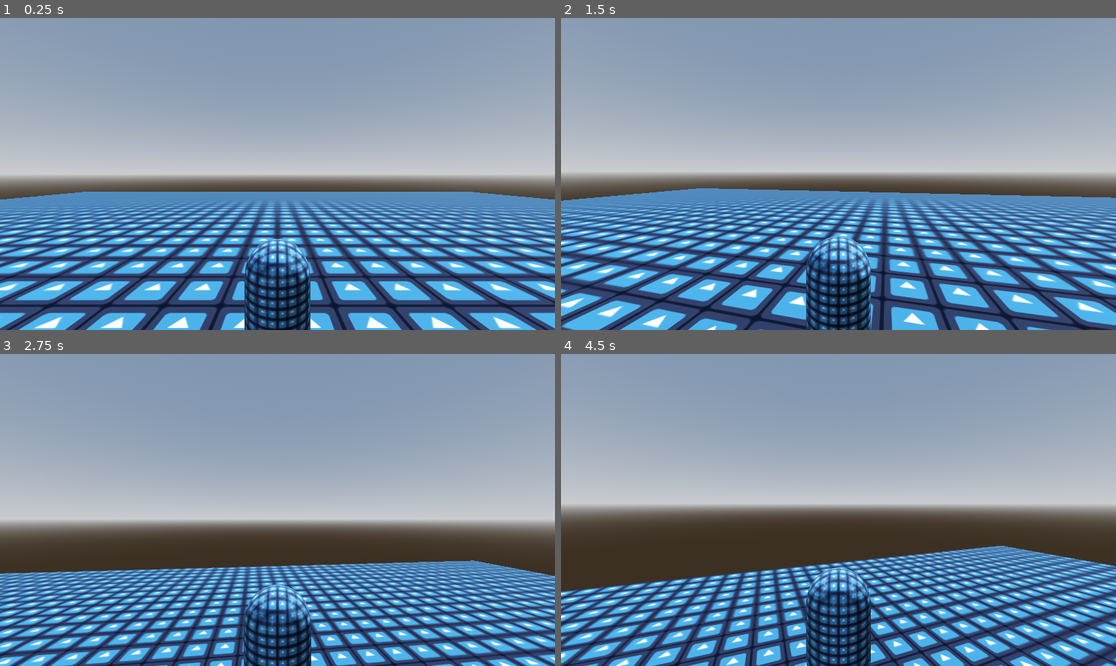
Above: before the commit, frames 1-4 (two rows, left to right).
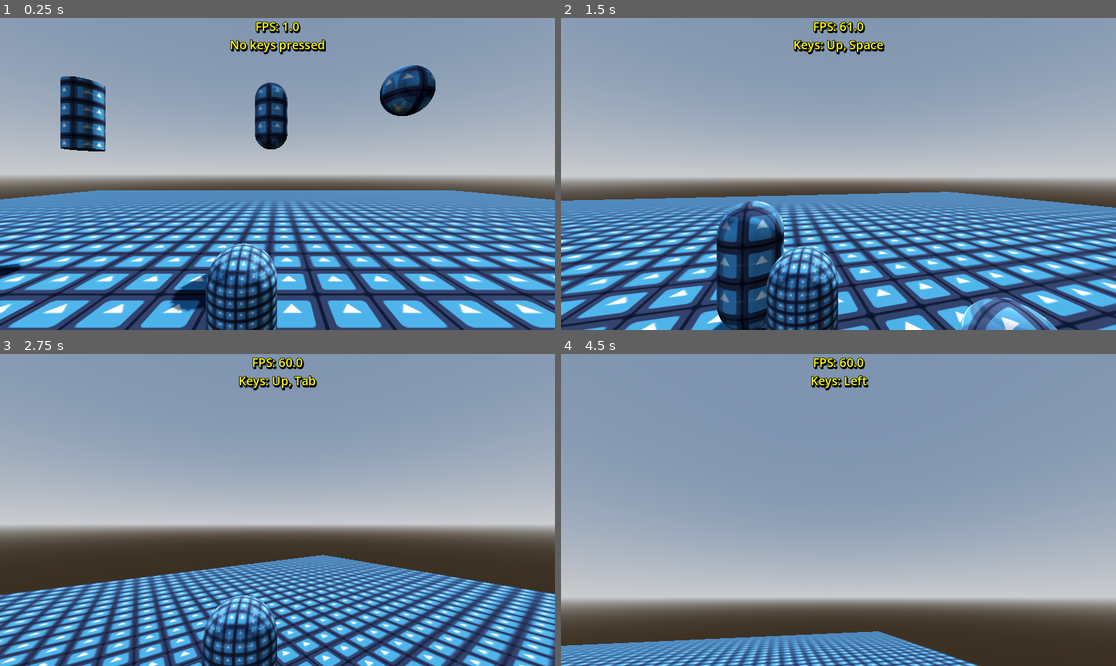
Above: after the commit, the same moments.

Repository: DarkHat28/sprint-debug-3d
Game: Godot game, scene res://world.tscn
The game is run twice, just before and just after one commit, with the same random seed, the same clock (stepped at 60 frames per second) and the same inputs. The engine's default icon, where the game draws it, is replaced by a stand-in: a white triangle on a blue panel in a dark square.
Inputs (mouse positions are in pixels of both pictures, inside the frame that each line leads up to):
- Up to frame 1 (0.25 s): no input
- Up to frame 2 (1.5 s): tap Enter at 0.5 s; move the mouse to (866, 174) at 0.52 s; hold Middle mouse button (toggle_mouse_capture) 0.53-1.28 s; hold Up (move_forward) from 0.53 s (still down); tap Space (jump) at 0.77, 0.8, 1.07, 1.35 s; move the mouse to (810, 174) at 1.27 s
- Up to frame 3 (2.75 s): keep holding Up (move_forward); tap Space (jump) at 1.52, 1.82, 2.3 s; tap Middle mouse button (toggle_mouse_capture) at 1.55 s; move the mouse to (288, 503) at 2.02 s; hold Tab (sprint, bound only after the commit) from 2.03 s (still down)
- Up to frame 4 (4.5 s): move the mouse to (832, 516) at 2.77 s; release Tab (sprint, bound only after the commit) at 2.78 s; tap Shift (sprint, bound only before the commit) at 2.85 s; tap Space (jump) at 3.02, 3.32, 3.77, 3.8, 4.07 s; tap Middle mouse button (toggle_mouse_capture) at 3.05, 4.35 s; move the mouse to (877, 513) at 3.52 s; hold Middle mouse button (toggle_mouse_capture) 3.53-4.28 s; tap Escape (ui_cancel) at 4.15 s; move the mouse to (672, 463) at 4.27 s; release Up (move_forward) at 4.28 s; hold Left (move_left) from 4.28 s (still down)

The runs differ from the first frame. In frame 1, 37% of the frame differs, in the area x 0-100%, y 1-100%; in frame 2, 36%; in frame 3, 30%; in frame 4, 72%.

Commit message:
Patch 1.1

Diff:
--- a/camera.gd
+++ b/camera.gd
@@ -3,8 +3,9 @@
 @onready var player: CharacterBody3D = %Player
 
 # Sensitivity settings
-@export var vertical_angle_limit: float = 45.0
-@export var mouse_sensitivity: float = 0.002
+@export var mouse_sensitivity: float = 0.002 # Usually very small number ex: 0.002
+@export_range(-90, 0.0, 0.1, "radians_as_degrees") var min_vertical_angle: float = 45.0 # min_vertical_angle = Down limit
+@export_range(0.0, 90.0, 0.1, "radians_as_degrees") var max_vertical_angle: float = 25.0 # min_vertical_angle = Up limit
 
 # Rotation variables
 var mouse_rotation: Vector2 = Vector2.ZERO
@@ -13,14 +14,14 @@
 	# Make sure mouse is captured
 	Input.set_mouse_mode(Input.MOUSE_MODE_CAPTURED)
 
-func _input(event):
+func _input(event: InputEvent) -> void:
 	# Mouse look
 	if event is InputEventMouseMotion and Input.get_mouse_mode() == Input.MOUSE_MODE_CAPTURED:
 		mouse_rotation = event.relative * mouse_sensitivity
 		rotate_camera()
 
 	# Toggle mouse capture
-	if Input.is_action_just_pressed("ui_cancel"):
+	if Input.is_action_just_pressed("toggle_mouse_capture"):
 		if Input.get_mouse_mode() == Input.MOUSE_MODE_VISIBLE:
 			Input.set_mouse_mode(Input.MOUSE_MODE_CAPTURED)
 		else:
@@ -38,37 +39,4 @@
 
 	# Rotate the camera vertically
 	rotation.x -= mouse_rotation.y
-	rotation.x = clamp(rotation.x, deg_to_rad(-vertical_angle_limit), deg_to_rad(vertical_angle_limit))
-
-
-#@onready var player: CharacterBody3D = %Player
-#
-#@export_range(-90, 0.0, 0.1, "radians_as_degrees") var min_vertical_angle: float = -PI/2
-#@export_range(0.0, 90.0, 0.1, "radians_as_degrees") var max_vertical_angle: float = PI/4
-#@export_range(0.0001, 0.5, 0.0001) var mouse_sensitivity: float = 0.005
-#
-#
-#func _ready() -> void:
-	#Input.set_mouse_mode(Input.MOUSE_MODE_CAPTURED)
-	#player.rotation.y = rotation.y
-#
-#func _physics_process(_delta: float) -> void: pass
-#
-#func _input(event: InputEvent) -> void:
-	#mouse_rotation(event)
-	#_grab_mouse()
-#
-#func mouse_rotation(event: InputEvent) -> void:
-	#if event is InputEventMouseMotion and Input.mouse_mode == Input.MOUSE_MODE_CAPTURED:
-		#player.rotation.x -= event.relative.y * mouse_sensitivity # Vertical Camera Movement
-		#player.rotation.x = clampf(rotation.x, min_vertical_angle, max_vertical_angle)
-		#player.rotation.y -= event.relative.x * mouse_sensitivity # Horizontal Camera Movement
-		#player.rotation.y = wrapf(rotation.y, 0.0, TAU)
-#
-#func _grab_mouse() -> void:
-## toggle mouse capture (Escape toggles)
-	#if Input.is_action_pressed("toggle_mouse_capture"):
-		#if Input.get_mouse_mode() == Input.MOUSE_MODE_VISIBLE:
-			#Input.set_mouse_mode(Input.MOUSE_MODE_CAPTURED)
-		#else:
-			#Input.set_mouse_mode(Input.MOUSE_MODE_VISIBLE)
+	rotation.x = clamp(rotation.x, deg_to_rad(-min_vertical_angle), deg_to_rad(max_vertical_angle))
--- a/player.gd
+++ b/player.gd
@@ -1,6 +1,12 @@
 extends CharacterBody3D
 
 @onready var camera: Camera3D = %Camera
+
+# For key Debugging
+@onready var input_label: Label = %InputLabel
+@onready var update_timer: Timer = %UpdateTimer
+var pressed_keys: Dictionary = {}
+var current_fps: float = 0
 
 @export_group("Movement")
 @export var walk_speed := 3.0
@@ -13,22 +19,30 @@
 @export var jump_time_to_peak : float = 0.4
 @export var jump_time_to_descent : float = 0.3
 ## Calculated
-@onready var jump_velocity: float = (2.0 * jump_height) / jump_time_to_peak * -1
-@onready var jump_gravity: float = (-2.0 * jump_height) / (jump_time_to_peak * jump_time_to_peak) * -1
-@onready var fall_gravity: float = (-2.0 * jump_height) / (jump_time_to_descent * jump_time_to_descent) * -1
+@onready var jump_velocity: float = -(2.0 * jump_height / jump_time_to_peak)
+@onready var jump_gravity: float = (2.0 * jump_height) / (jump_time_to_peak * jump_time_to_peak)
+@onready var fall_gravity: float = (2.0 * jump_height) / (jump_time_to_descent * jump_time_to_descent)
 ## source: https://youtu.be/IOe1aGY6hXA?feature=shared
 
 ## Input Realted Variables
 var input_dir: Vector2
 var direction: Vector3
 var is_sprinting: bool = false
+var is_jumping: bool = false
+
 
 func _ready():
 	# Make sure the mouse is captured when the game starts
 	Input.set_mouse_mode(Input.MOUSE_MODE_CAPTURED)
+	input_label.text = "Ready - press keys!"
+
+func _input(event):
+	debugg_input(event)
 
 func _physics_process(delta):
-	#is_jumping = Input.is_action_just_pressed("jump")
+	view_fps()
+
+	is_jumping = Input.is_action_just_pressed("jump")
 	is_sprinting = Input.is_action_pressed("sprint")
 
 	# Get input direction
@@ -39,7 +53,6 @@
 	jump()
 	apply_gravity(delta)
 	move_and_slide()
-
 
 func horizontal_movement(delta: float) -> void:
 	# Apply movement
@@ -69,3 +82,24 @@
 	if not is_on_floor():
 		velocity.y -= gravity * delta
 		velocity.y = min(velocity.y, gravity) # Limit fall speed
+		#print("If Not is-on-floor: ", gravity)
+	#print("If is-on-floor: ", gravity)
+
+func debugg_input(event):
+	if not event is InputEventKey:
+		return
+	var key_name = OS.get_keycode_string(event.keycode)
+	if event.pressed:
+		pressed_keys[key_name] = true
+	else:
+		pressed_keys.erase(key_name)
+
+func view_fps() -> void:
+	# Update FPS every physics frame (smoother)
+	current_fps = Engine.get_frames_per_second() # For Debugging
+
+func _on_update_timer_timeout():
+	var keys_array = pressed_keys.keys()
+	var keys_text = "Keys: " + ", ".join(keys_array) if keys_array else "No keys pressed"
+	input_label.text = "FPS: " + str(current_fps) + "\n" + keys_text
+	#input_label.text = "FPS: " + str(Engine.get_frames_per_second()) + "\nKeys: " + ", ".join(keys_array) if keys_array else "No keys pressed"
--- a/project.godot
+++ b/project.godot
@@ -48,7 +48,7 @@
 }
 sprint={
 "deadzone": 0.2,
-"events": [Object(InputEventKey,"resource_local_to_scene":fa …(145 unchanged characters)… lse,"keycode":0,"physical_keycode":4194325,"key_label":0,"unicode":0,"location":0,"echo":false,"script":null)
+"events": [Object(InputEventKey,"resource_local_to_scene":fa …(145 unchanged characters)… lse,"keycode":0,"physical_keycode":4194306,"key_label":0,"unicode":0,"location":0,"echo":false,"script":null)
 ]
 }
 toggle_mouse_capture={
--- /dev/null
+++ b/standard_material.tres
@@ -0,0 +1,11 @@
+[gd_resource type="StandardMaterial3D" load_steps=2 format=3 uid="uid://cdx4so8so7kej"]
+
+[ext_resource type="Texture2D" uid="uid://qmwm1tc42o8f" path="res://icon.svg" id="1_dnx8l"]
+
+[resource]
+albedo_texture = ExtResource("1_dnx8l")
+metallic_specular = 0.0
+roughness = 0.0
+uv1_scale = Vector3(2, 2, 2)
+uv1_triplanar = true
+uv1_world_triplanar = true
--- a/world.tscn
+++ b/world.tscn
@@ -1,8 +1,9 @@
-[gd_scene load_steps=13 format=3 uid="uid://bc18x8fsluebc"]
+[gd_scene load_steps=22 format=3 uid="uid://bc18x8fsluebc"]
 
 [ext_resource type="Script" uid="uid://d2ldeq55rqqko" path="res://player.gd" id="1_f3sb7"]
 [ext_resource type="Script" uid="uid://cyqd0a8pivx6g" path="res://camera.gd" id="2_fj7yv"]
 [ext_resource type="Texture2D" uid="uid://qmwm1tc42o8f" path="res://icon.svg" id="3_tlwt5"]
+[ext_resource type="Material" uid="uid://cdx4so8so7kej" path="res://standard_material.tres" id="4_aqk2v"]
 
 [sub_resource type="ProceduralSkyMaterial" id="ProceduralSkyMaterial_fj7yv"]
 sky_horizon_color = Color(0.662243, 0.671743, 0.686743, 1)
@@ -47,6 +48,28 @@
 [sub_resource type="BoxShape3D" id="BoxShape3D_gbfbk"]
 size = Vector3(50, 0.2, 50)
 
+[sub_resource type="CapsuleMesh" id="CapsuleMesh_tlwt5"]
+material = ExtResource("4_aqk2v")
+
+[sub_resource type="CapsuleShape3D" id="CapsuleShape3D_aqk2v"]
+
+[sub_resource type="SphereShape3D" id="SphereShape3D_036b0"]
+
+[sub_resource type="SphereMesh" id="SphereMesh_dwbse"]
+material = ExtResource("4_aqk2v")
+
+[sub_resource type="BoxShape3D" id="BoxShape3D_pkg7o"]
+size = Vector3(5, 1, 5)
+
+[sub_resource type="BoxMesh" id="BoxMesh_gbfbk"]
+material = ExtResource("4_aqk2v")
+size = Vector3(5, 1, 5)
+
+[sub_resource type="CylinderShape3D" id="CylinderShape3D_ioo17"]
+
+[sub_resource type="CylinderMesh" id="CylinderMesh_wse8f"]
+material = ExtResource("4_aqk2v")
+
 [node name="World" type="Node3D"]
 
 [node name="Environments" type="Node3D" parent="."]
@@ -61,10 +84,13 @@
 
 [node name="Player" type="CharacterBody3D" parent="."]
 unique_name_in_owner = true
-transform = Transform3D(1, 0, 0, 0, 1, 0, 0, 0, 1, 0, 1.88059, 0)
+transform = Transform3D(1, 0, 0, 0, 1, 0, 0, 0, 1, 0, 1.88059, 2.44357)
 script = ExtResource("1_f3sb7")
 
-[node name="Camera" type="Camera3D" parent="Player"]
+[node name="CameraOffsetHorizontal" type="Node3D" parent="Player"]
+transform = Transform3D(1, 0, 0, 0, 1, 0, 0, 0, 1, 0.25, 0, -0.11)
+
+[node name="Camera" type="Camera3D" parent="Player/CameraOffsetHorizontal"]
 unique_name_in_owner = true
 transform = Transform3D(1, 0, 0, 0, 1, 0, 0, 0, 1, 0, 1.41246, 1.57033)
 script = ExtResource("2_fj7yv")
@@ -84,3 +110,67 @@
 
 [node name="Collision" type="CollisionShape3D" parent="Ground"]
 shape = SubResource("BoxShape3D_gbfbk")
+
+[node name="WorldObjects" type="Node3D" parent="."]
+
+[node name="Capsule" type="RigidBody3D" parent="WorldObjects"]
+transform = Transform3D(1, 0, 0, 0, 1, 0, 0, 0, 1, 0.0549471, 4.44326, -2.29968)
+
+[node name="Mesh" type="MeshInstance3D" parent="WorldObjects/Capsule"]
+mesh = SubResource("CapsuleMesh_tlwt5")
+
+[node name="Collision" type="CollisionShape3D" parent="WorldObjects/Capsule"]
+shape = SubResource("CapsuleShape3D_aqk2v")
+
+[node name="Sphere" type="RigidBody3D" parent="WorldObjects"]
+transform = Transform3D(1, 0, 0, 0, 1, 0, 0, 0, 1, 2.97795, 4.44326, -0.411176)
+
+[node name="Collision" type="CollisionShape3D" parent="WorldObjects/Sphere"]
+shape = SubResource("SphereShape3D_036b0")
+
+[node name="Mesh" type="MeshInstance3D" parent="WorldObjects/Sphere"]
+mesh = SubResource("SphereMesh_dwbse")
+
+[node name="Box" type="RigidBody3D" parent="WorldObjects"]
+transform = Transform3D(1, 0, 0, 0, 1, 0, 0, 0, 1, -2.01667, 1.35932, 7.78535)
+
+[node name="Collision" type="CollisionShape3D" parent="WorldObjects/Box"]
+shape = SubResource("BoxShape3D_pkg7o")
+
+[node name="Mesh" type="MeshInstance3D" parent="WorldObjects/Box"]
+mesh = SubResource("BoxMesh_gbfbk")
+
+[node name="Cylinder" type="RigidBody3D" parent="WorldObjects"]
+transform = Transform3D(1, 0, 0, 0, 1, 0, 0, 0, 1, -5.64489, 4.44326, -2.29968)
+
+[node name="Collision" type="CollisionShape3D" parent="WorldObjects/Cylinder"]
+shape = SubResource("CylinderShape3D_ioo17")
+
+[node name="Mesh" type="MeshInstance3D" parent="WorldObjects/Cylinder"]
+mesh = SubResource("CylinderMesh_wse8f")
+
+[node name="InputLabel" type="Label" parent="."]
+unique_name_in_owner = true
+anchors_preset = 5
+anchor_left = 0.5
+anchor_right = 0.5
+offset_left = -180.0
+offset_right = 180.0
+offset_bottom = 104.0
+grow_horizontal = 2
+theme_override_colors/font_color = Color(1, 1, 0, 1)
+theme_override_colors/font_shadow_color = Color(0, 0, 0, 1)
+theme_override_colors/font_outline_color = Color(0, 0, 0, 1)
+theme_override_constants/shadow_offset_x = 2
+theme_override_constants/shadow_offset_y = 3
+theme_override_constants/outline_size = 5
+theme_override_constants/shadow_outline_size = 6
+theme_override_font_sizes/font_size = 25
+horizontal_alignment = 1
+
+[node name="UpdateTimer" type="Timer" parent="."]
+unique_name_in_owner = true
+wait_time = 0.1
+autostart = true
+
+[connection signal="timeout" from="UpdateTimer" to="Player" method="_on_update_timer_timeout"]
Not shown: 2 places in world.tscn that only renumber resources
